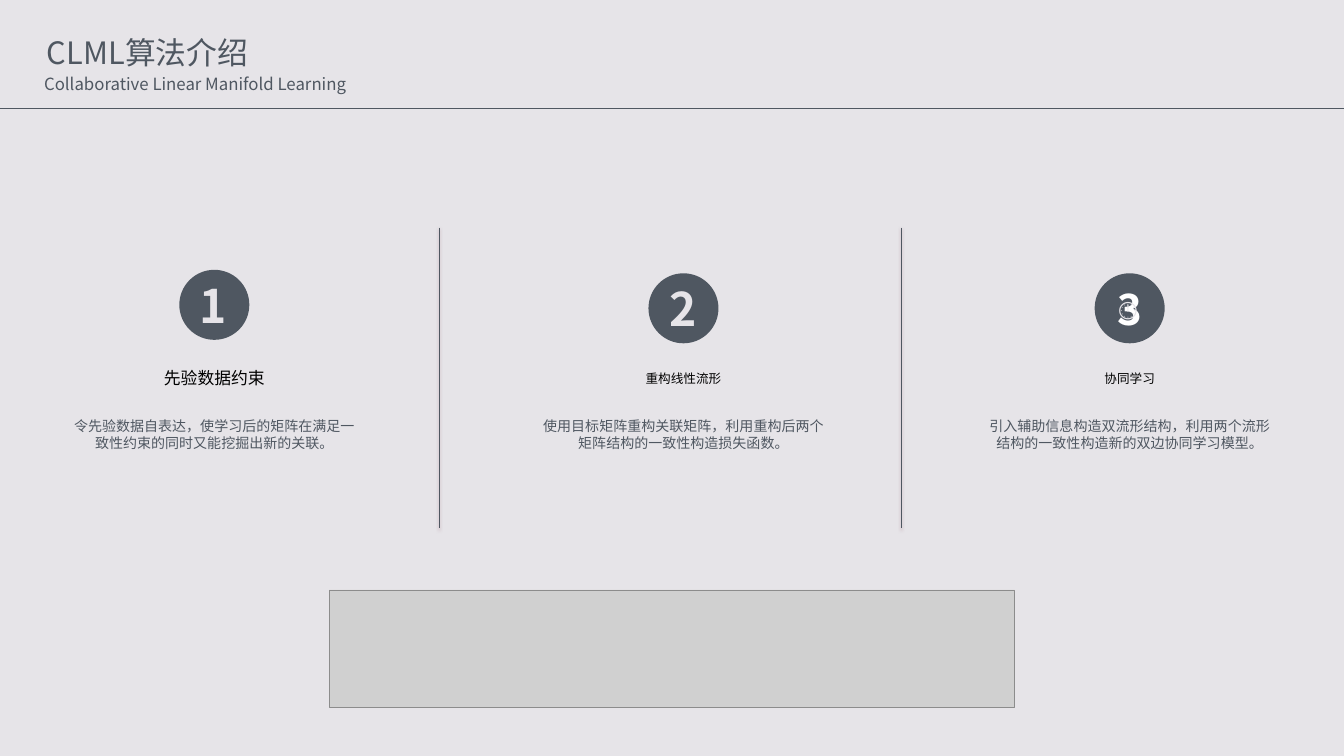
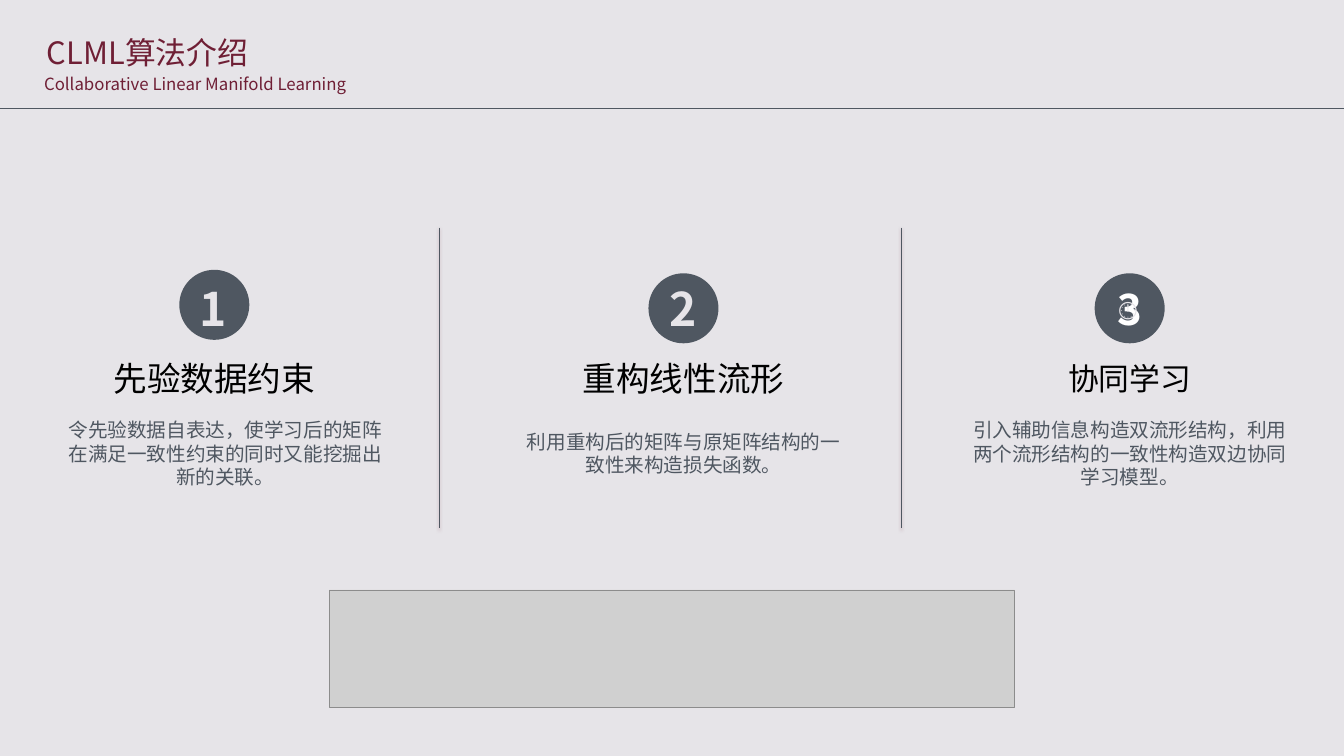
Before and after one commit to NKcqx/NKUBachelorThesis, a slide deck: slide 6 of 答辩/正式答辩.pptx (slide 5 before the commit). Drawn at 1344x756 pixels with LibreOffice and Linux fonts; fonts in the diff are those of the drawing; grey boxes stand for pictures. Boxes give left, top, right and bottom in pixels: in the first picture for what was removed or moved away, otherwise in the second. Text is boxed around its words. In the diff, an @@ line names an element or a change of style, - is before the commit and + after.

```diff
--- a/答辩/正式答辩.pptx
+++ b/答辩/正式答辩.pptx
@@ text "CLML算法介绍" at (47, 38, 248, 67): text colour #4F5761 to #6F1F35 @@
@@ text "Collaborative Linear Manifold Learning" at (44, 76, 347, 94): text colour #4F5761 to #6F1F35 @@
@@ text "1" rewrapped from (200, 289, 227, 323) to (200, 292, 227, 338) @@
@@ text "先验数据约束": place and size @@
-text "先验数据约束" at (164, 370, 265, 386)
+text "先验数据约束" at (114, 362, 316, 394)
@@ text "先验数据约束" at (114, 362, 316, 394): size 24 to 48 pt @@
@@ text "重构线性流形": place and size @@
-text "重构线性流形" at (646, 372, 722, 384)
+text "重构线性流形" at (583, 362, 785, 394)
@@ text "重构线性流形" at (583, 362, 785, 394): size 18 to 48 pt @@
@@ text "协同学习": place and size @@
-text "协同学习" at (1104, 372, 1154, 384)
+text "协同学习" at (1068, 364, 1191, 393)
@@ text "协同学习" at (1068, 364, 1191, 393): size 18 to 44 pt @@
@@ text "令先验数据自表达，使学习后的矩阵在满足一致性约束的同时又能挖掘出新的关联。" at (69, 420, 382, 486): size 20 to 28 pt @@
@@ text at (527, 432, 840, 474): text changed; size 20 to 28 pt @@
-使用目标矩阵重构关联矩阵，利用重构后两个矩阵结构的一致性构造损失函数。
+利用重构后的矩阵与原矩阵结构的一致性来构造损失函数。
@@ text at (973, 420, 1286, 486): text changed; size 20 to 28 pt @@
-引入辅助信息构造双流形结构，利用两个流形结构的一致性构造新的双边协同学习模型。
+引入辅助信息构造双流形结构，利用两个流形结构的一致性构造双边协同学习模型。
```
Also in this commit, not shown: 6 other slides changed, 1 slide added, 18 other files.
